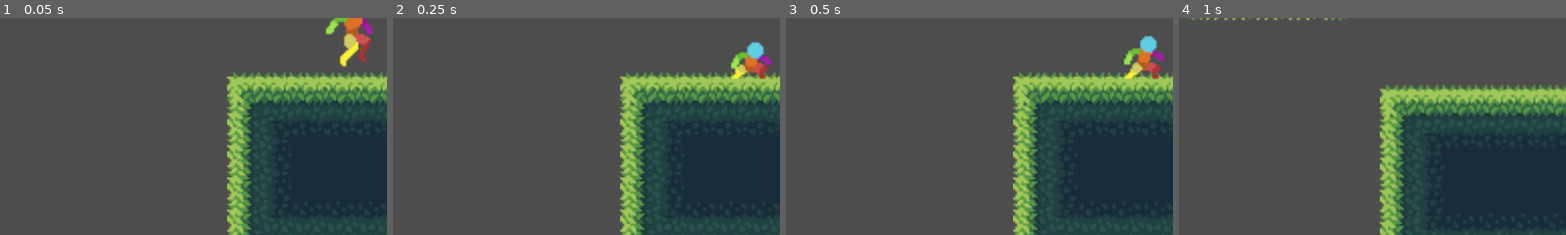
Above: before the commit, frames 1-4 (left to right).
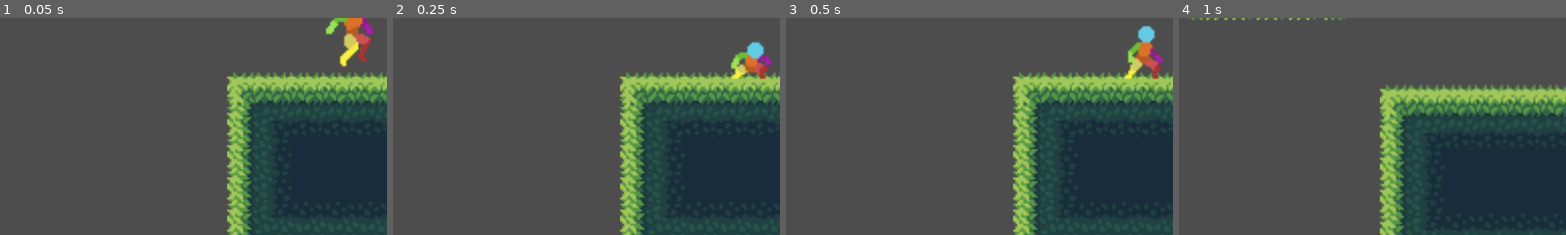
Above: after the commit, the same moments.

Repository: Allus-Interactive/platform-combat-game
Game: Godot game, scene res://scenes/main.tscn
The game is run twice, just before and just after one commit, with the same random seed, the same clock (stepped at 60 frames per second) and the same inputs.
Inputs:
- Up to frame 1 (0.05 s): no input
- Up to frame 2 (0.25 s): no input
- Up to frame 3 (0.5 s): no input
- Up to frame 4 (1 s): hold X (move_right) from 0.53 s (still down); tap Space (jump) at 0.6, 0.77 s
The pictures show only the part of the screen within x 4-54%, y 49-98%; the shares and areas given below are measured in that part.

Frames 1-2 are identical in both runs. In frame 3, 1.2% of the frame differs, in the area x 87-98%, y 3-28%; in frame 4, nothing differs.

Commit message:
updated Animated Sprite

Diff:
--- a/scenes/player.tscn
+++ b/scenes/player.tscn
@@ -256,7 +256,7 @@
 }],
 "loop": false,
 "name": &"jump_land",
-"speed": 10.0
+"speed": 15.0
 }, {
 "frames": [{
 "duration": 1.0,
@@ -338,8 +338,10 @@
 
 [node name="AnimatedSprite2D" type="AnimatedSprite2D" parent="."]
 sprite_frames = SubResource("SpriteFrames_kqucp")
-animation = &"jump_middle"
+animation = &"jump_land"
 autoplay = "idle"
+frame = 8
+frame_progress = 1.0
 
 [node name="CollisionShape2D" type="CollisionShape2D" parent="."]
 position = Vector2(-0.5, 2)
